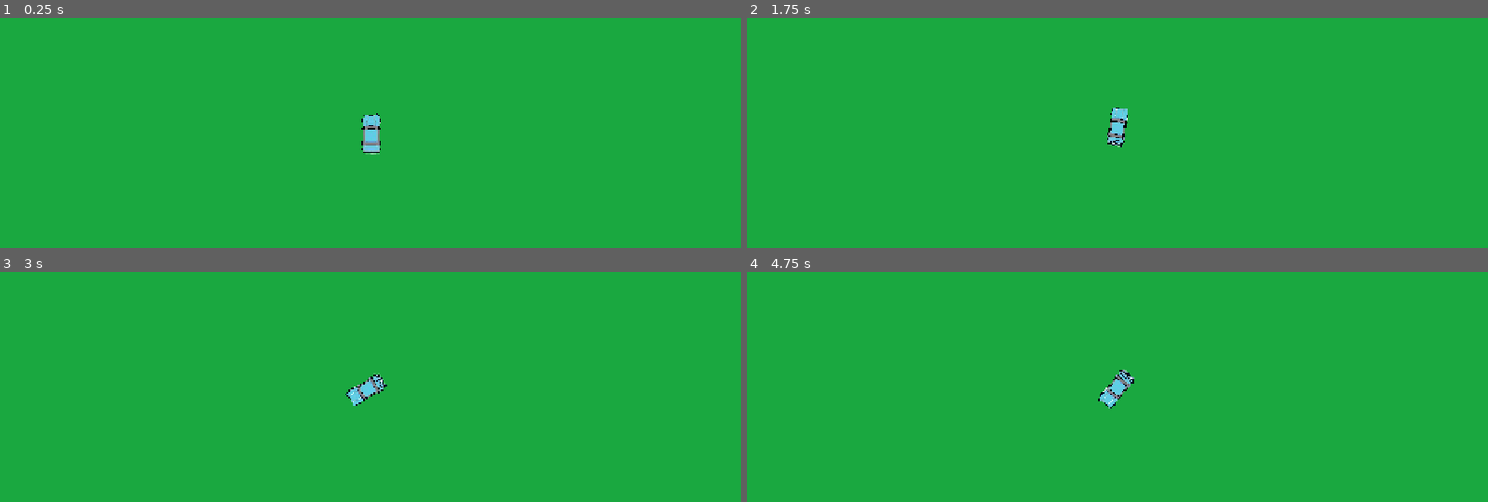
Above: before the commit, frames 1-4 (two rows, left to right).
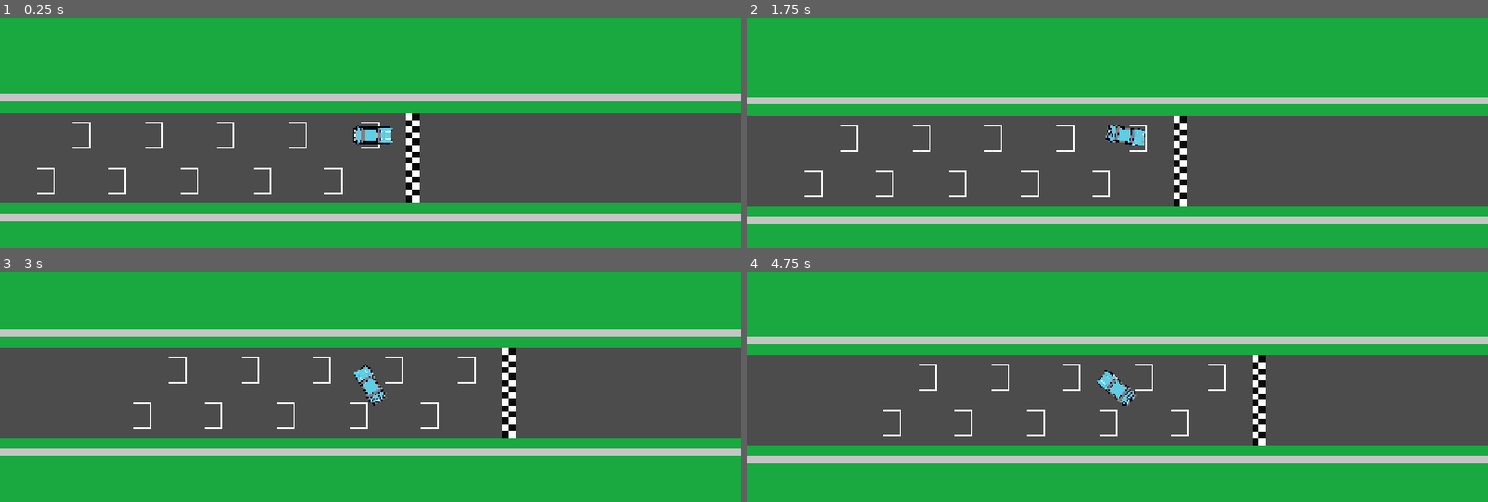
Above: after the commit, the same moments.

Repository: viictor1/Route-207
Game: Godot game, scene res://scenes/main.tscn
The game is run twice, just before and just after one commit, with the same random seed, the same clock (stepped at 60 frames per second) and the same inputs.
Inputs:
- Up to frame 1 (0.25 s): no input
- Up to frame 2 (1.75 s): tap Enter at 0.5 s; hold D (steer_right) 0.53-1.28 s; tap W (throttle) at 0.6, 1.35 s; hold S (brake) from 1.28 s (still down)
- Up to frame 3 (3 s): release S (brake) at 2.03 s; hold D (steer_right) from 2.03 s (still down); tap W (throttle) at 2.1, 2.85 s
- Up to frame 4 (4.75 s): release D (steer_right) at 3.53 s; hold A (steer_left) from 3.53 s (still down); tap W (throttle) at 3.6, 4.35 s

The runs differ from the first frame. In frame 1, 45% of the frame differs, in the area x 0-100%, y 32-89%; in frame 2, 45%; in frame 3, 46%, in the area x 0-100%, y 24-80%; in frame 4, 46%.

Commit message:
feat: posiciona carro no grid de largada e adiciona colisão dos muros

Diff:
--- a/scenes/car/car.tscn
+++ b/scenes/car/car.tscn
@@ -1,25 +1,24 @@
-[gd_scene load_steps=6 format=3]
+[gd_scene format=3 uid="uid://eogo123encom"]
 
-[ext_resource type="Script" path="res://scenes/car/car.gd" id="1_car"]
-[ext_resource type="Texture2D" path="res://assets/sprites/carro.png" id="2_carro"]
-[ext_resource type="Script" path="res://scripts/car_model.gd" id="3_model"]
+[ext_resource type="Script" uid="uid://d2u1vurn70qsd" path="res://scenes/car/car.gd" id="1_car"]
+[ext_resource type="Texture2D" uid="uid://dgc4pg7oveh3n" path="res://assets/sprites/carro.png" id="2_carro"]
+[ext_resource type="Script" uid="uid://d2ndig7sl0vsr" path="res://scripts/car_model.gd" id="3_model"]
 
 [sub_resource type="Resource" id="CarModel_default"]
 resource_local_to_scene = true
 script = ExtResource("3_model")
 
 [sub_resource type="RectangleShape2D" id="RectangleShape2D_body"]
-size = Vector2(34, 78)
+size = Vector2(78, 34)
 
-[node name="Car" type="CharacterBody2D"]
+[node name="Car" type="CharacterBody2D" unique_id=2060131319]
+collision_mask = 4
 motion_mode = 1
-collision_layer = 1
-collision_mask = 4
 script = ExtResource("1_car")
 model = SubResource("CarModel_default")
 
-[node name="Sprite2D" type="Sprite2D" parent="."]
+[node name="Sprite2D" type="Sprite2D" parent="." unique_id=198961405]
 texture = ExtResource("2_carro")
 
-[node name="CollisionShape2D" type="CollisionShape2D" parent="."]
+[node name="CollisionShape2D" type="CollisionShape2D" parent="." unique_id=2047774652]
 shape = SubResource("RectangleShape2D_body")
--- a/scenes/main.tscn
+++ b/scenes/main.tscn
@@ -13,16 +13,32 @@
 
 [node name="MapaEua" type="Sprite2D" parent="." unique_id=602840394]
 texture_filter = 1
+position = Vector2(-244, -483.00003)
 scale = Vector2(1.9, 1.9)
 texture = ExtResource("1_jyhfs")
+metadata/_edit_lock_ = true
 
 [node name="Car" parent="." unique_id=232103198 instance=ExtResource("2_car")]
-position = Vector2(-2.3841858e-07, 0)
-model = SubResource("Resource_tefeu")
+position = Vector2(-590, 570)
+model = SubResource("Resource_jyhfs")
+metadata/_edit_lock_ = true
 
 [node name="Camera" type="Camera2D" parent="." unique_id=1930401467]
+position = Vector2(-590, 570)
 zoom = Vector2(0.82, 0.82)
 position_smoothing_enabled = true
 position_smoothing_speed = 6.0
 script = ExtResource("3_camera")
 target_path = NodePath("../Car")
+metadata/_edit_lock_ = true
+
+[node name="Muros" type="StaticBody2D" parent="." unique_id=798183612]
+collision_layer = 4
+
+[node name="CollisionPolygon2D" type="CollisionPolygon2D" parent="Muros" unique_id=733920224]
+build_mode = 1
+polygon = PackedVector2Array(-1921, 514, 1021, 503, 1324, 386, 1509, 223, 1651, -5, 1703, -189, 1688, -412, 1558, -695, 1378, -860, 0, -1453, -478, -1526, -997, -1434, -2050, -989, -2357, -837, -2587, -589, -2661, -387, -2670, -171, -2573, 128, -2348, 381, -2197, 459)
+
+[node name="CollisionPolygon2D2" type="CollisionPolygon2D" parent="Muros" unique_id=2096627615]
+build_mode = 1
+polygon = PackedVector2Array(-2001, 742, 1018, 739, 1329, 659, 1583, 526, 1808, 252, 1918, -93, 1933, -298, 1899, -541, 1766, -799, 1599, -967, 1348, -1141, 995, -1286, 262, -1593, -114, -1726, -490, -1764, -798, -1734, -1101, -1661, -1439, -1517, -1823, -1354, -2286, -1164, -2590, -986, -2780, -754, -2886, -568, -2939, -340, -2928, -97, -2841, 207, -2708, 393, -2552, 533, -2373, 636, -2210, 693)
--- a/scripts/car_model.gd
+++ b/scripts/car_model.gd
@@ -25,7 +25,7 @@
 @export var stationary_threshold: float = 14.0
 
 var velocity: Vector2 = Vector2.ZERO
-var heading: float = -PI * 0.5
+var heading: float = 0.0
 var steer: float = 0.0
 
 var speed: float = 0.0
Not shown: 1 places in scenes/main.tscn that only renumber resources
